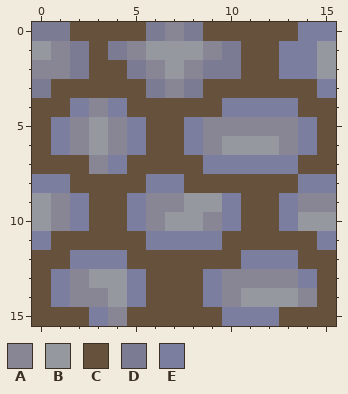
Pixel-art file, stored at assets/03_backgrounds/cityGround.aseprite. Above, as it was before the edit.
16x16 pixels, 1 frame. Colours within 5 levels of each other are drawn and written as one.
Palette (. is transparent): A #888594  B #95999f  C #65513c  D #7b7b94  E #7c7ea0
Now the later version:
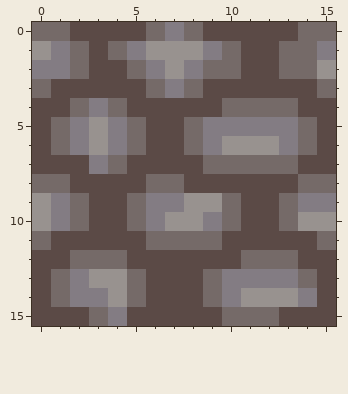
The edit:
layer "Layer 2" removed
@@ palette @@
-A #888594
+A #837c83
-B #95999f
+B #98928f
-C #65513c
+C #5b4a46
-E #7c7ea0
+E #756a68
--- layer "Layer 1 Copy"
@@ x 0..15 @@
- 0 DDCCCCDADCCCCCEE
- 1 BADCDABBBADCCEEB
- 2 AADCCDABADDCCEEB
- 3 DCCCCCDADCCCCCCE
+ 0 EECCCCEAECCCCCEE
+ 1 BAECEABBBAECCEEA
+ 2 AAECCEABAEECCEEB
+ 3 ECCCCCEAECCCCCCE
  4 CCEAECCCCCEEEECC
Pixel boxes of the changes (left, top, right, bottom) in both pictures:
changed: (32, 22, 336, 326)
